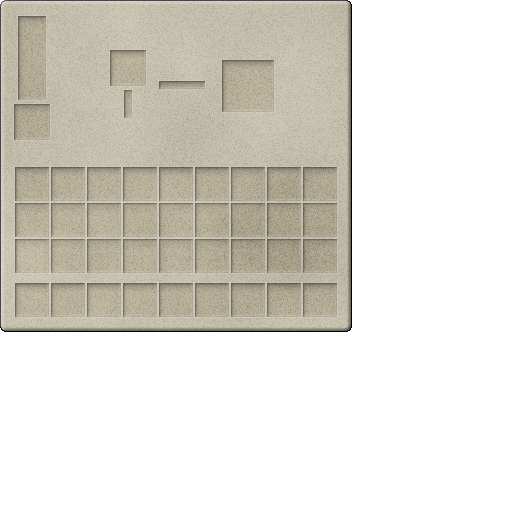
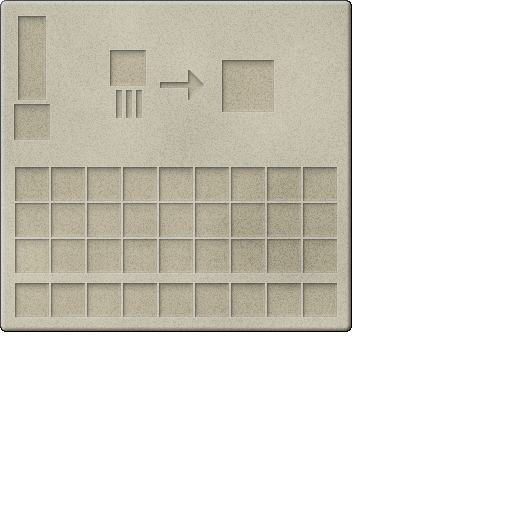
The second w=512, h=512 image is a revision of the first. Changes to its layers:
painted on "Grid" over <box>116,70,205,118</box>
